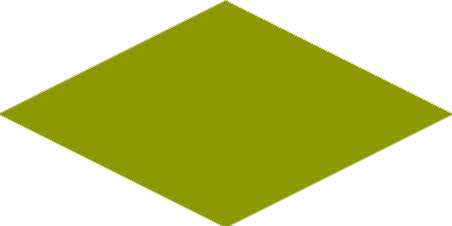
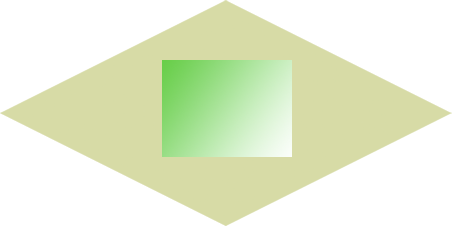
Two versions of the same layered image (452x226). Layer-by-layer changes:
hid "Слой 2", painted on it over [0, 0, 452, 226]
showed "Слой 1", painted on it over [0, 0, 452, 226]
